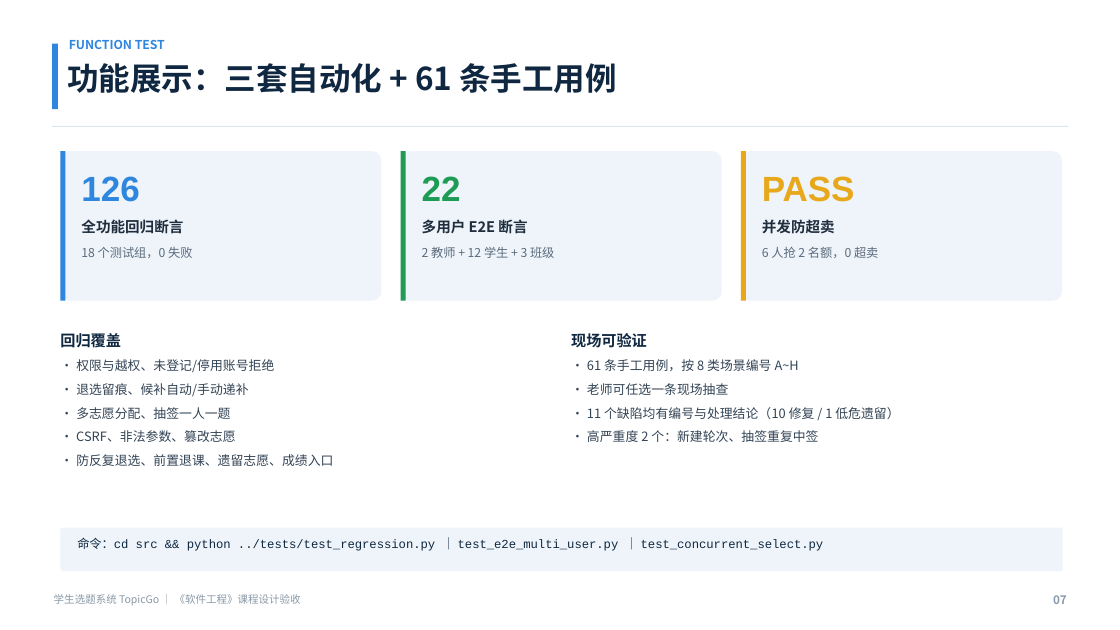
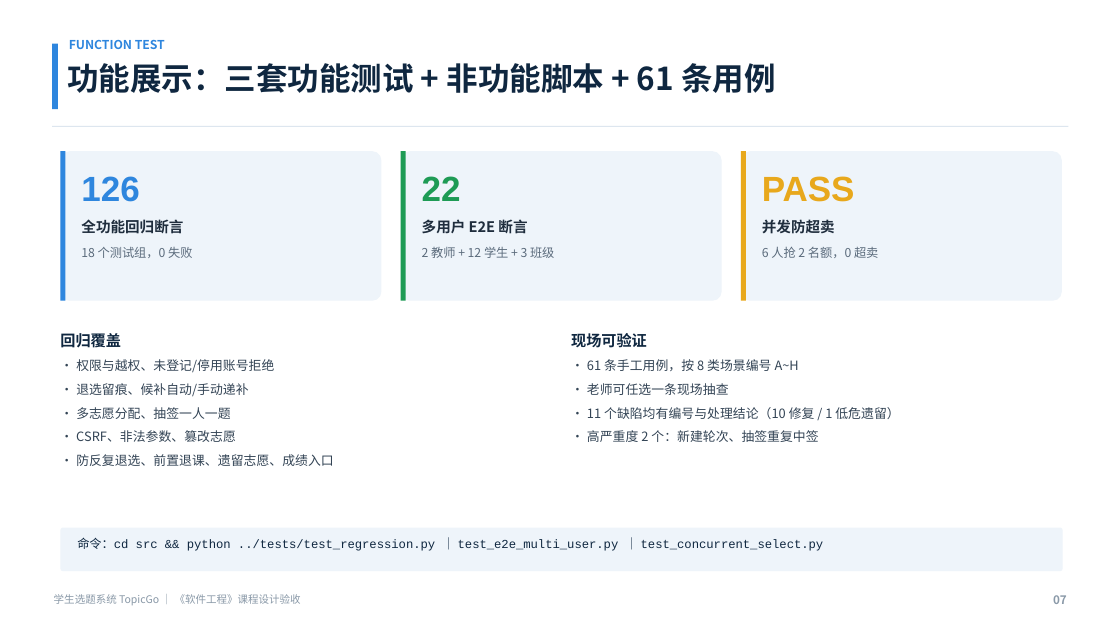
Before and after one commit to haixiaoyuntian/topicgo, a slide deck: slide 7 of student-topic-system/验收/TopicGo-验收汇报.pptx. Drawn at 1120x630 pixels with LibreOffice and Linux fonts; fonts in the diff are those of the drawing. Boxes give left, top, right and bottom in pixels: in the first picture for what was removed or moved away, otherwise in the second. Text is boxed around its words. In the diff, an @@ line names an element or a change of style, - is before the commit and + after.

Commit message:
test: 新增非功能验收脚本（效率/安全/报错/健壮性）
- 14 页响应 30 次采样 + 登录耗时；越权/CSRF/SQLi/XSS、404/405、超长参数、CSV 共 14 项检查
- 原始输出存档 验收/非功能性测试输出-20261030.txt
- 同步验收总览、功能/非功能/技术/工作量/讲稿与 PPT（测试 1338 行 / 6 个脚本）

```diff
--- a/student-topic-system/验收/TopicGo-验收汇报.pptx
+++ b/student-topic-system/验收/TopicGo-验收汇报.pptx
@@ text at box(67, 63, 776, 93): text changed @@
-功能展示：三套自动化 + 61 条手工用例
+功能展示：三套功能测试 + 非功能脚本 + 61 条用例
```
Also in this commit, not shown: 3 other slides changed, 11 other files.
